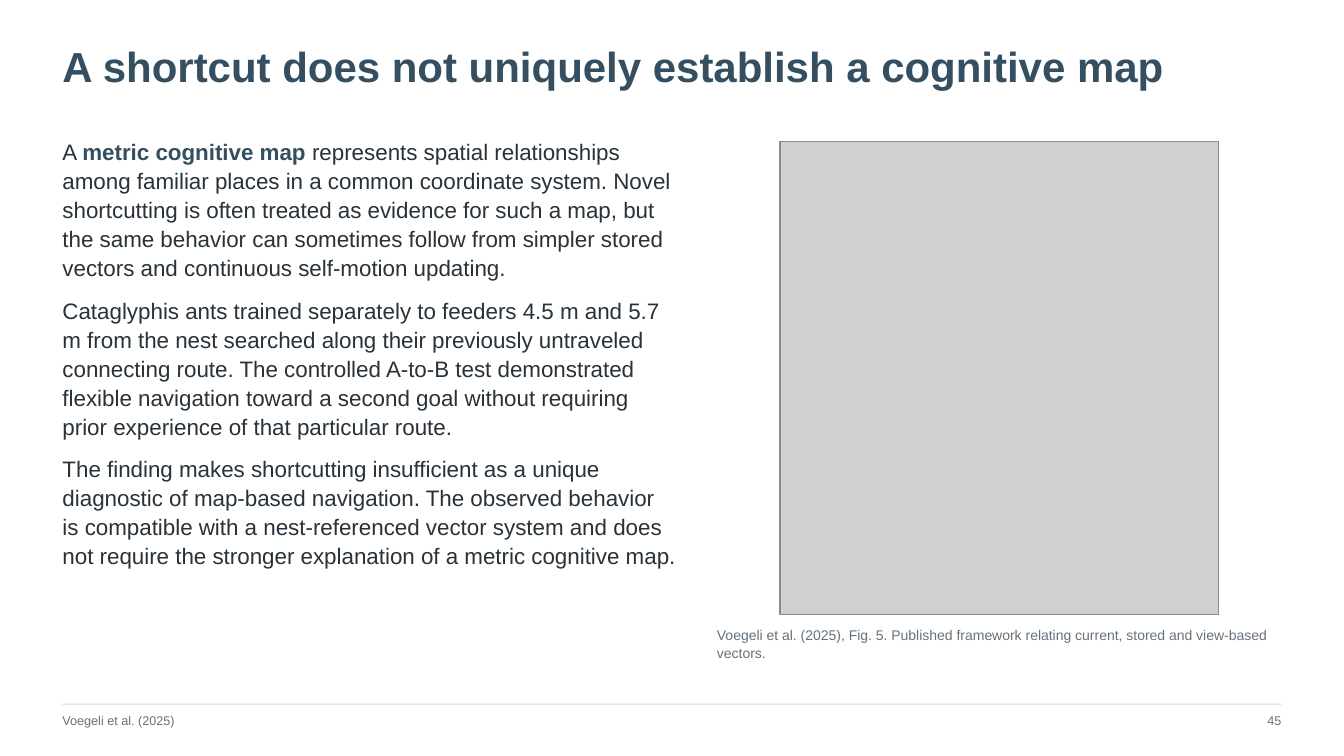
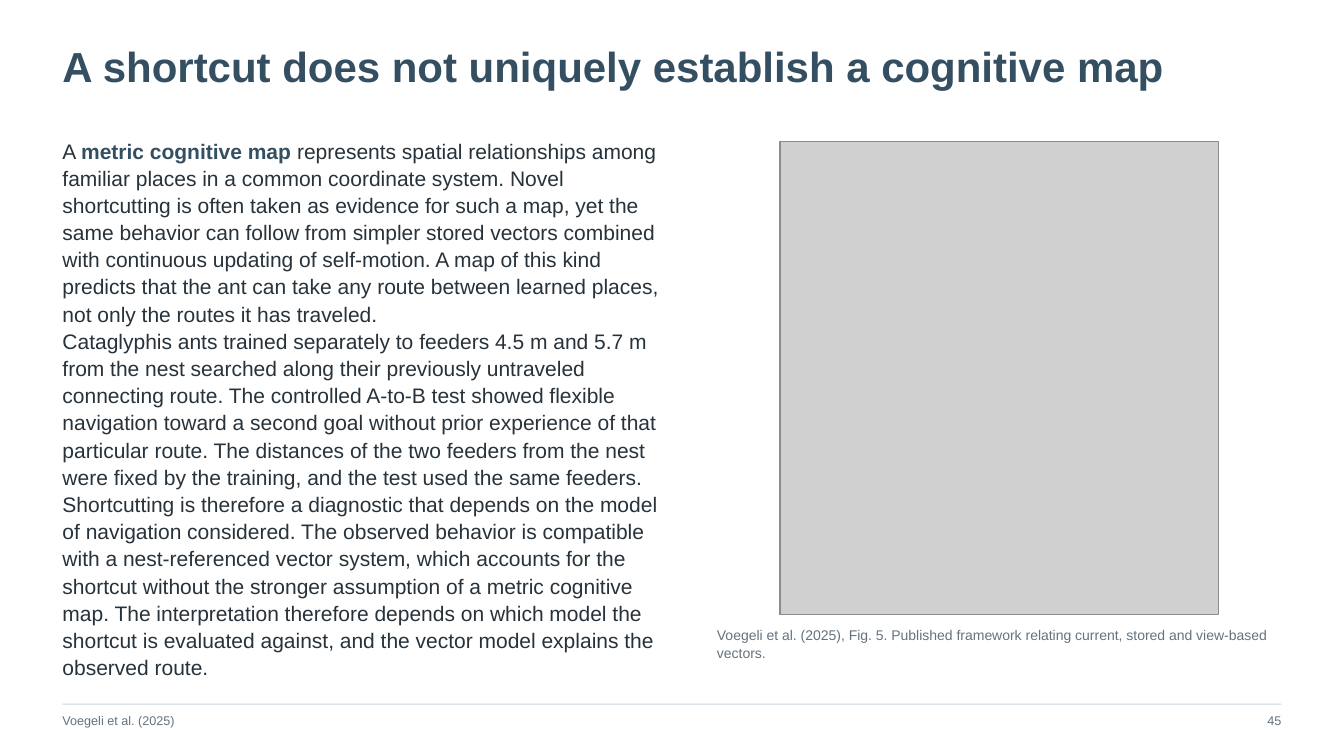
Before and after one commit to jordanxxlopez/NEUROETHOLOGY, a slide deck: slide 59 of scaffolded/Neuroethology_Lecture28_FA2026_SCAFFOLDED.pptx. Drawn at 1344x756 pixels with LibreOffice and Linux fonts; fonts in the diff are those of the drawing; grey boxes stand for pictures. Boxes give left, top, right and bottom in pixels: in the first picture for what was removed or moved away, otherwise in the second. Text is boxed around its words. In the diff, an @@ line names an element or a change of style, - is before the commit and + after.

```diff
--- a/scaffolded/Neuroethology_Lecture28_FA2026_SCAFFOLDED.pptx
+++ b/scaffolded/Neuroethology_Lecture28_FA2026_SCAFFOLDED.pptx
@@ text at (x1=62, y1=143, x2=658, y2=675): text changed; size 16 to 15 pt @@
-A metric cognitive map represents spatial relationships among familiar places in a common coordinate system. Novel shortcutting is often treated as evidence for such a map, but the same behavior can sometimes follow from simpler stored vectors and continuous self-motion updating.
-Cataglyphis ants trained separately to feeders 4.5 m and 5.7 m from the nest searched along their previously untraveled connecting route. The controlled A-to-B test demonstrated flexible navigation toward a second goal without requiring prior experience of that particular route.
-The finding makes shortcutting insufficient as a unique diagnostic of map-based navigation. The observed behavior is compatible with a nest-referenced vector system and does not require the stronger explanation of a metric cognitive map.
+A metric cognitive map represents spatial relationships among familiar places in a common coordinate system. Novel shortcutting is often taken as evidence for such a map, yet the same behavior can follow from simpler stored vectors combined with continuous updating of self-motion. A map of this kind predicts that the ant can take any route between learned places, not only the routes it has traveled.
+Cataglyphis ants trained separately to feeders 4.5 m and 5.7 m from the nest searched along their previously untraveled connecting route. The controlled A-to-B test showed flexible navigation toward a second goal without prior experience of that particular route. The distances of the two feeders from the nest were fixed by the training, and the test used the same feeders.
+Shortcutting is therefore a diagnostic that depends on the model of navigation considered. The observed behavior is compatible with a nest-referenced vector system, which accounts for the shortcut without the stronger assumption of a metric cognitive map. The interpretation therefore depends on which model the shortcut is evaluated against, and the vector model explains the observed route.
```
Also in this commit, not shown: 16 other slides changed, 21 other files.
